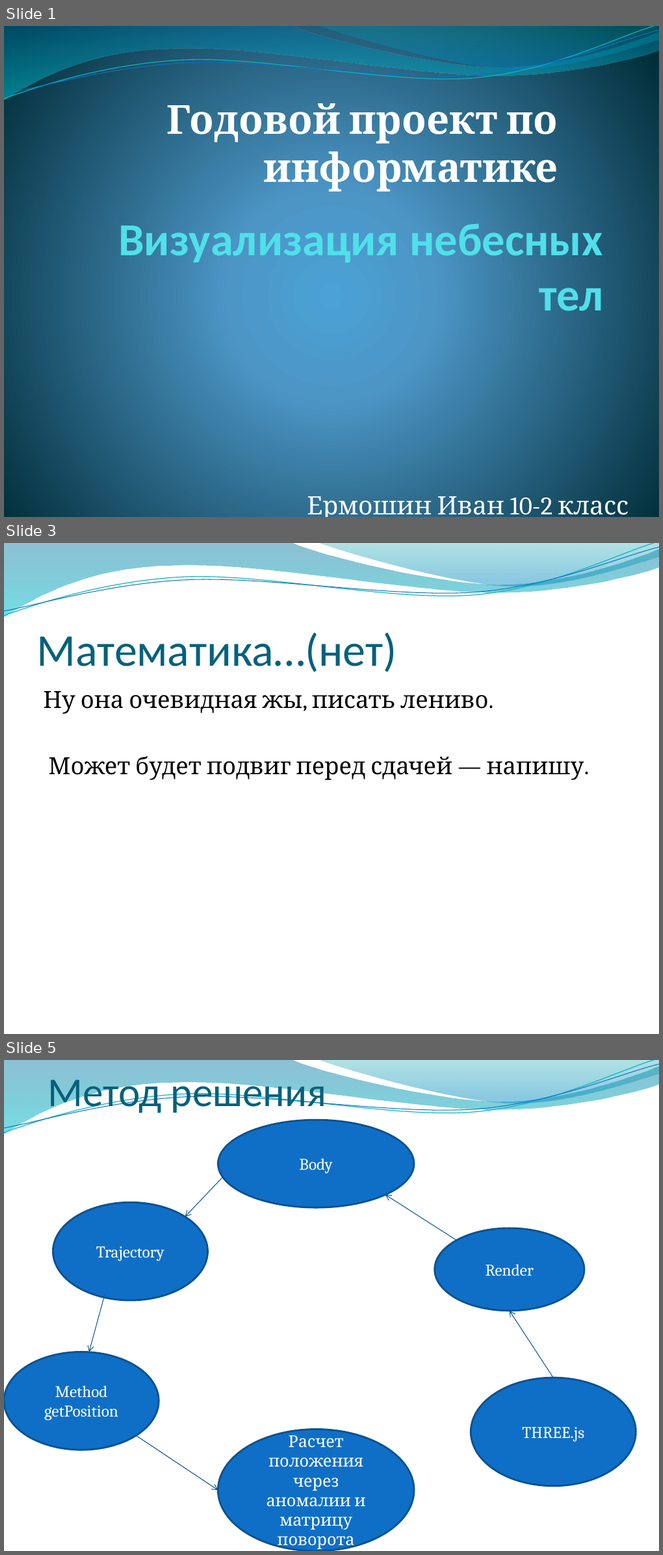
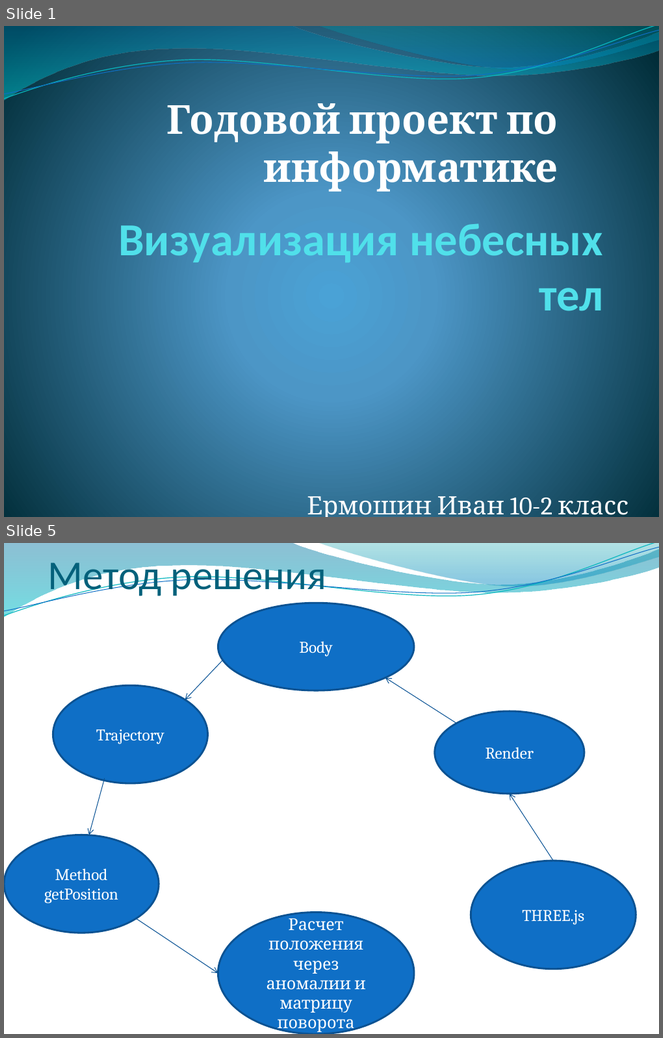
Before and after one commit to vano55ermo/IT_2017-2018, a slide deck: Project.pptx. Shown one above the other, each under a label of ours: slides 1, 3 and 5 before the commit, slides 1 and 5 after it; the slides between them are not shown. The pictures are 663x1555 and 663x1038 pixels, drawn with LibreOffice and Linux fonts; fonts in the diff are those of the drawing; background and template pictures are left out. Boxes give left, top, right and bottom in pixels: in the first picture for what was removed or moved away, otherwise in the second. Text is boxed around its words. In the diff, an @@ line names an element or a change of style, - is before the commit and + after.

```diff
--- a/Project.pptx
+++ b/Project.pptx
@@ slide 3 removed at (x1=4, y1=543, x2=659, y2=1034), background picture (left out); not listed: 4 template elements that a slide beside it also shows @@
@@ title removed at (x1=36, y1=633, x2=397, y2=672) @@
-Математика…(нет)
@@ text removed at (x1=43, y1=691, x2=584, y2=780) @@
-Ну она очевидная жы, писать лениво.
-Может будет подвиг перед сдачей — напишу.
```
Also in this commit, not shown: 3 slides changed, 1 slide added.
